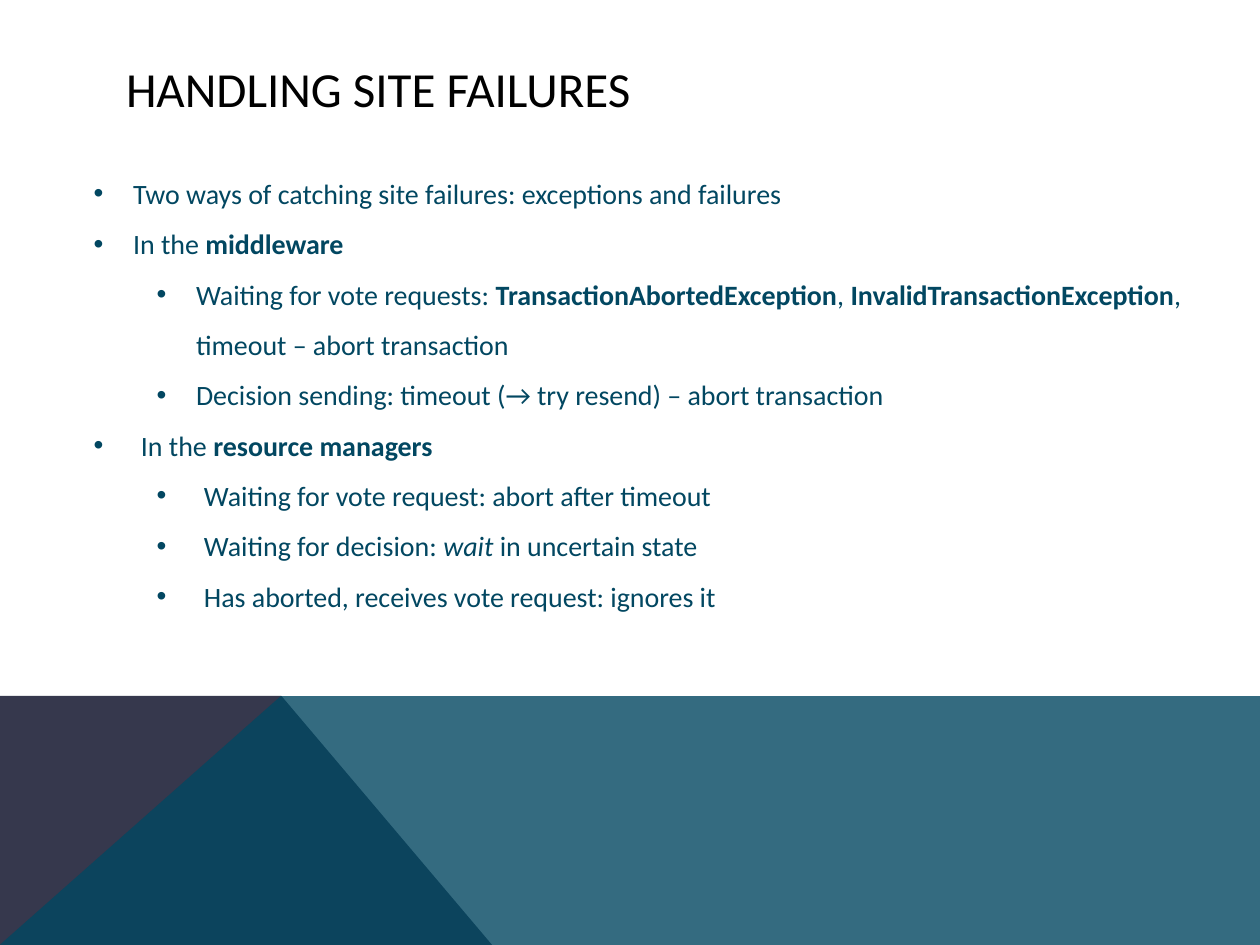
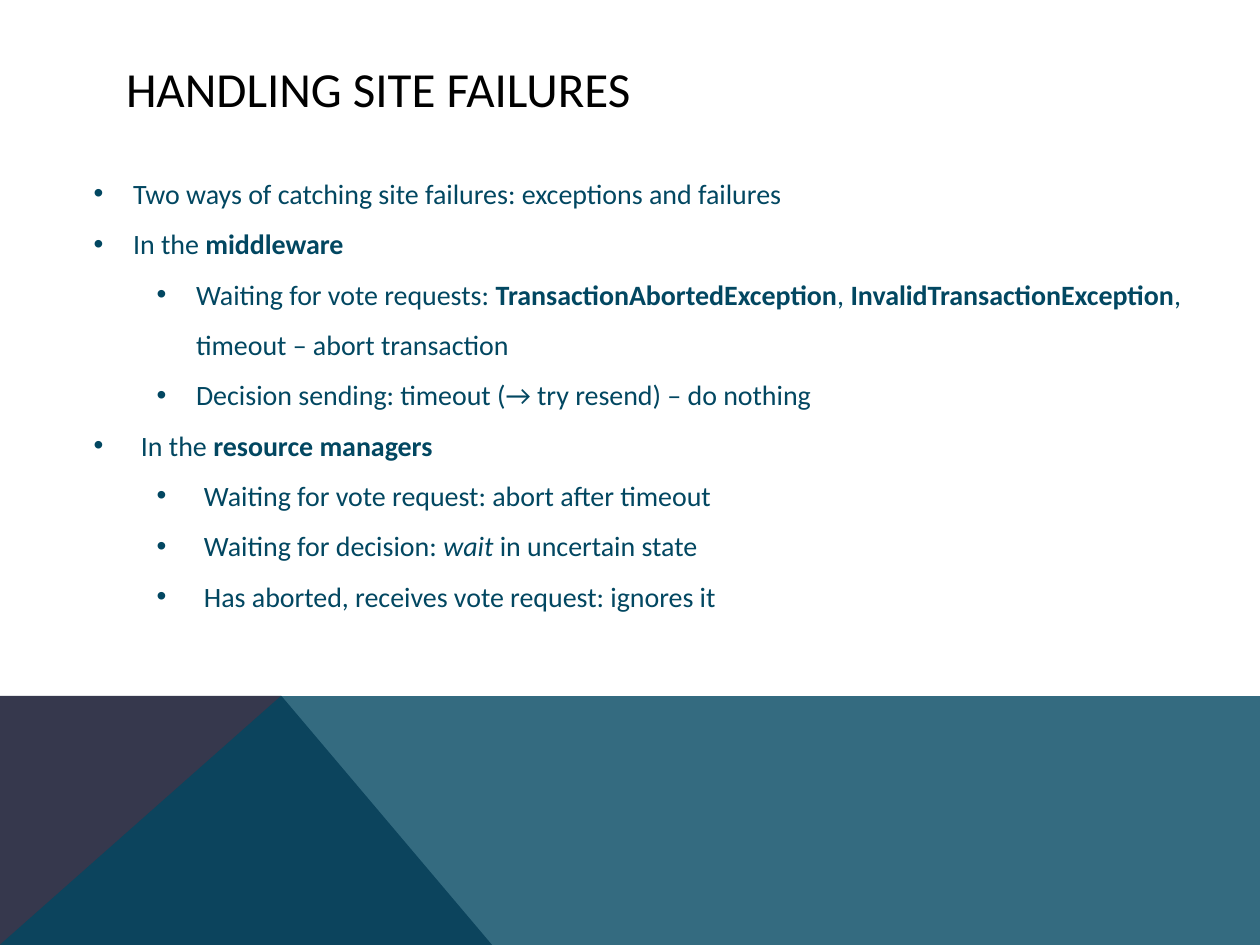
Before and after one commit to danhp/cs512, a slide deck: slide 23 of 512pp.pptx. Drawn at 1260x945 pixels with LibreOffice and Linux fonts; fonts in the diff are those of the drawing. Boxes give left, top, right and bottom in pixels: in the first picture for what was removed or moved away, otherwise in the second. Text is boxed around its words. In the diff, an @@ line names an element or a change of style, - is before the commit and + after.

```diff
--- a/512pp.pptx
+++ b/512pp.pptx
@@ text at box(196, 384, 811, 410): text changed @@
-  • Decision sending: timeout (→ try resend) – abort transaction
+  • Decision sending: timeout (→ try resend) – do nothing
```
Also in this commit, not shown: 1 other file.
